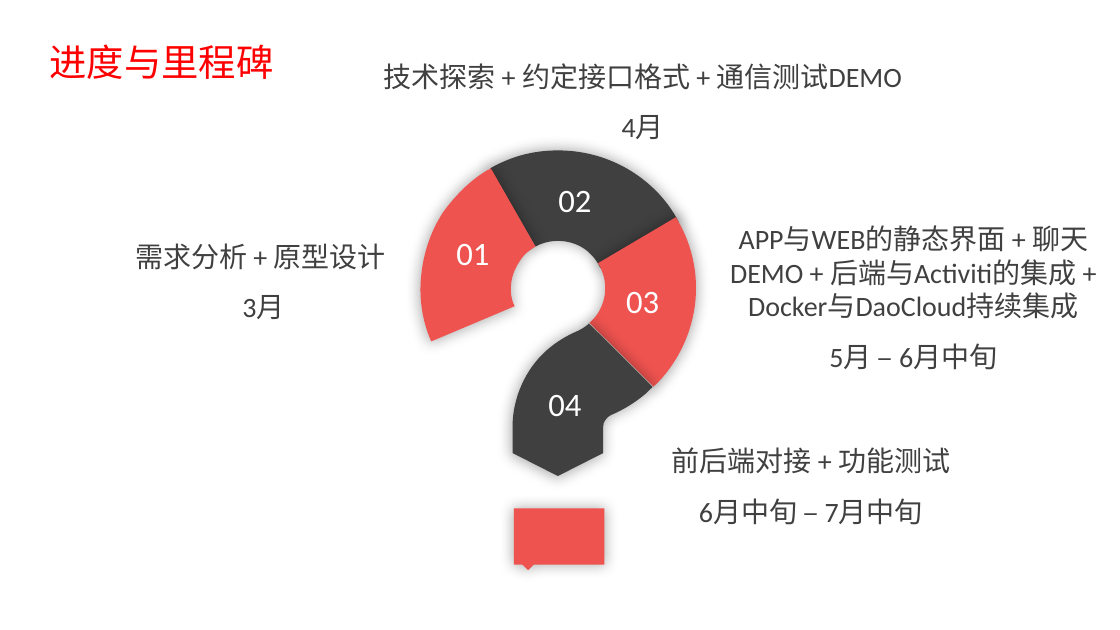
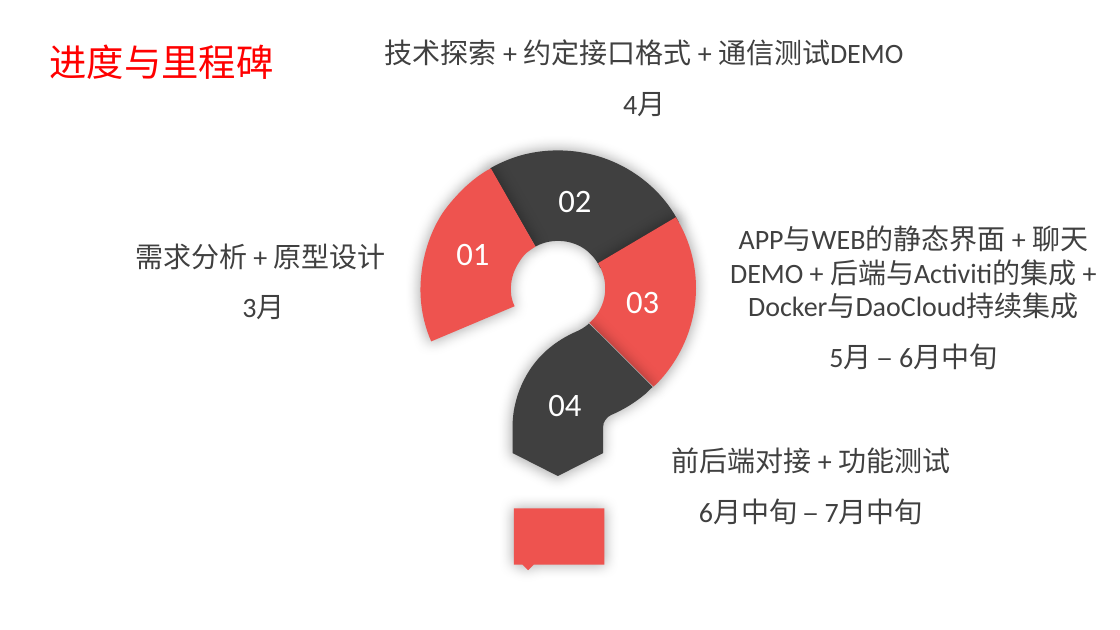
Before and after one commit to EnInternalChat/se2017, a slide deck: slide 12 of doc/3B报告.pptx. Drawn at 1120x630 pixels with LibreOffice and Linux fonts; fonts in the diff are those of the drawing; background and template pictures are left out. Boxes give left, top, right and bottom in pixels: in the first picture for what was removed or moved away, otherwise in the second. Text is boxed around its words. In the diff, an @@ line names an element or a change of style, - is before the commit and + after.

```diff
--- a/doc/3B报告.pptx
+++ b/doc/3B报告.pptx
@@ text "技术探索 + 约定接口格式 + 通信测试DEMO": place and size @@
-text "技术探索 + 约定接口格式 + 通信测试DEMO" at (383,63,902,139)
+text "技术探索 + 约定接口格式 + 通信测试DEMO" at (385,39,903,116)
```
Also in this commit, not shown: 11 other slides changed, 1 slide added, 15 slides removed, 1 other file.
